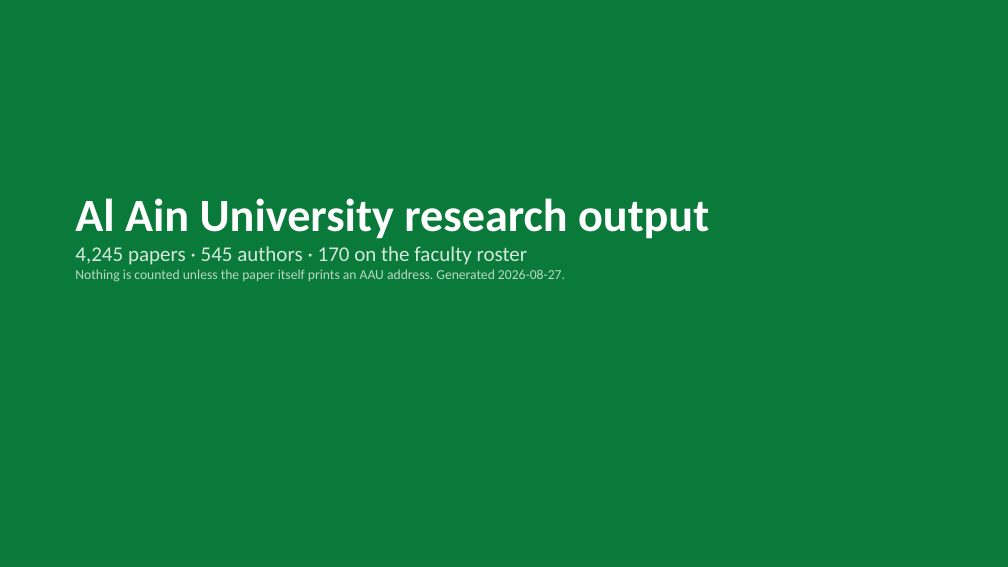
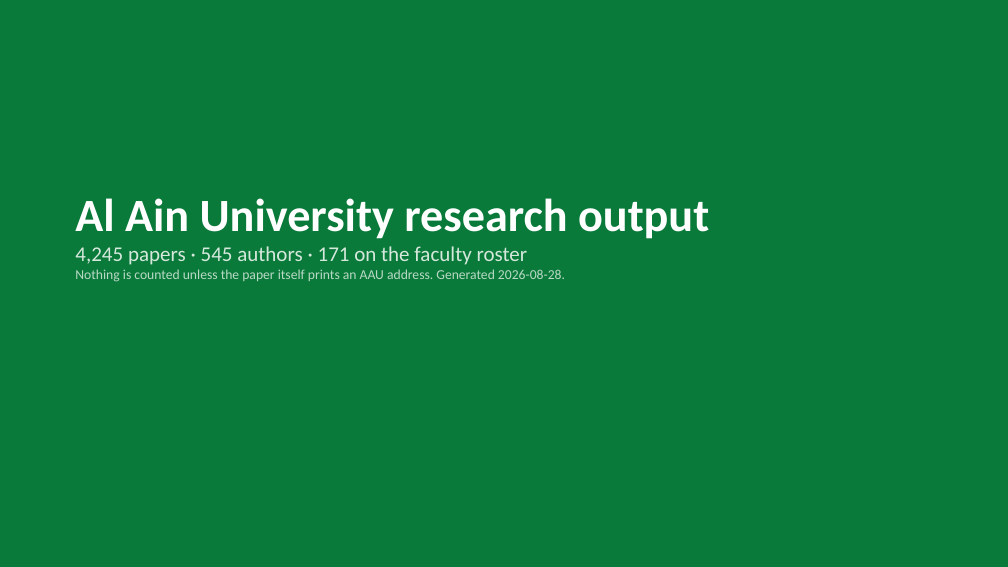
Before and after one commit to AbdallahAbouHajal/aau-research-tracker, a slide deck: slide 1 of docs/downloads/AAU_Research_Tracker.pptx. Drawn at 1008x567 pixels with LibreOffice and Linux fonts; fonts in the diff are those of the drawing. Boxes give left, top, right and bottom in pixels: in the first picture for what was removed or moved away, otherwise in the second. Text is boxed around its words. In the diff, an @@ line names an element or a change of style, - is before the commit and + after.

```diff
--- a/docs/downloads/AAU_Research_Tracker.pptx
+++ b/docs/downloads/AAU_Research_Tracker.pptx
@@ text at <box>75,246,565,282</box>: text changed @@
-4,245 papers · 545 authors · 170 on the faculty roster
-Nothing is counted unless the paper itself prints an AAU address. Generated 2026-08-27.
+4,245 papers · 545 authors · 171 on the faculty roster
+Nothing is counted unless the paper itself prints an AAU address. Generated 2026-08-28.
```
Also in this commit, not shown: 6 other files.
